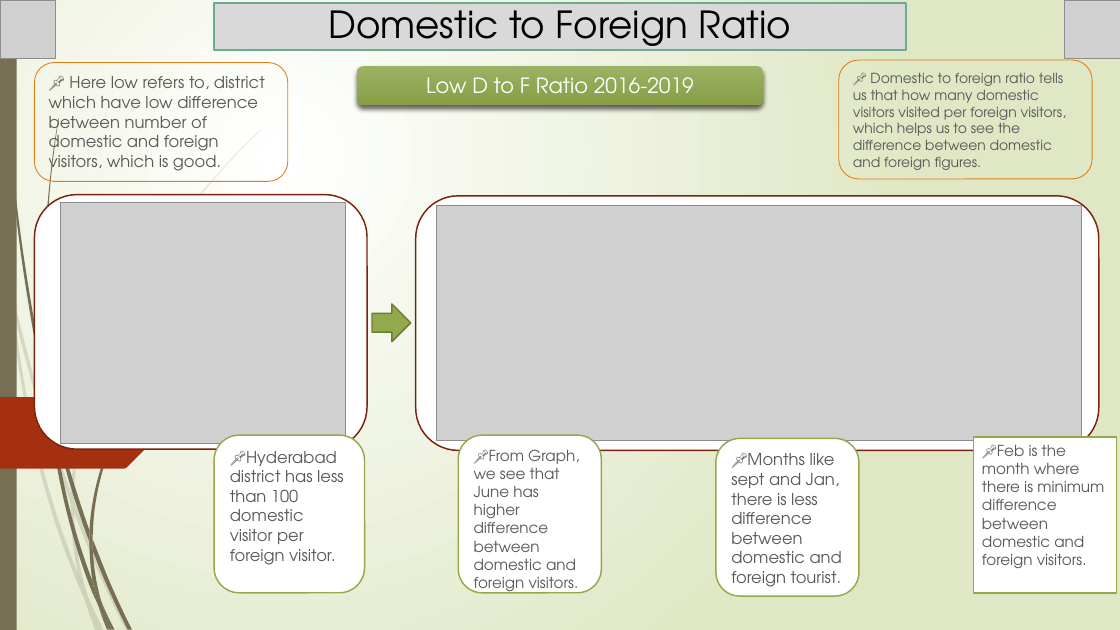
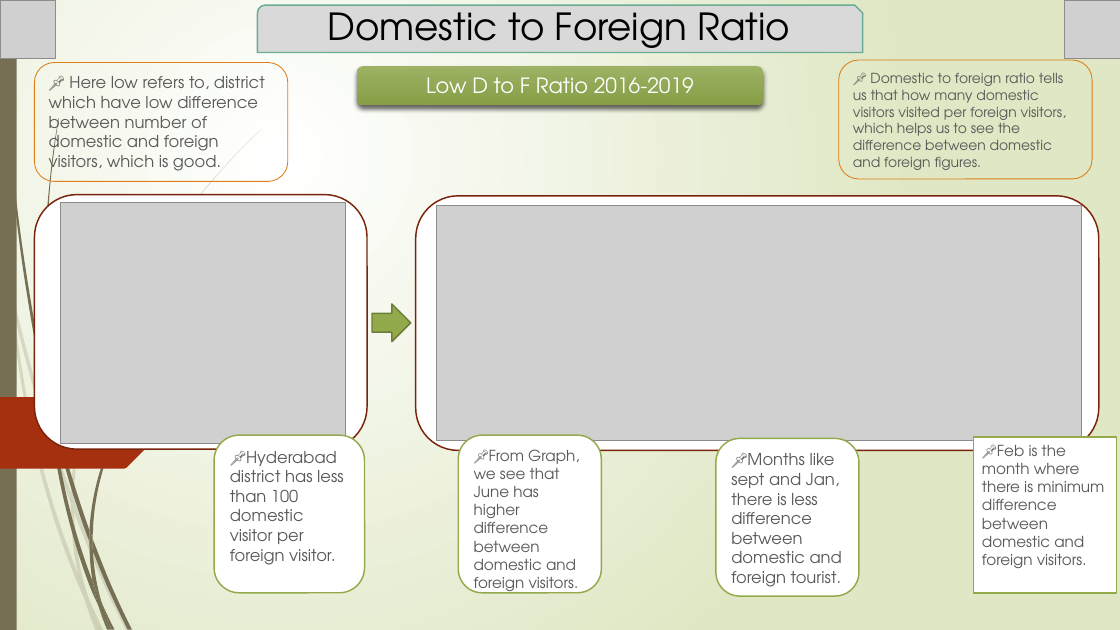
Before and after one commit to Kartik-Lohar/Telangana_Tourism, a slide deck: slide 12 of Tourism Challenge by Codebasics.pptx (slide 11 before the commit). Drawn at 1120x630 pixels with LibreOffice and Linux fonts; fonts in the diff are those of the drawing; grey boxes stand for pictures. Boxes give left, top, right and bottom in pixels: in the first picture for what was removed or moved away, otherwise in the second. Text is boxed around its words. In the diff, an @@ line names an element or a change of style, - is before the commit and + after.

```diff
--- a/Tourism Challenge by Codebasics.pptx
+++ b/Tourism Challenge by Codebasics.pptx
@@ snip round rect "Domestic to Foreign Ratio": place and size @@
-snip round rect "Domestic to Foreign Ratio" at [214,3,907,50]
+snip round rect "Domestic to Foreign Ratio" at [257,5,862,52]
@@ snip round rect "Domestic to Foreign Ratio" at [257,5,862,52]: title to snip round rect @@
```
Also in this commit, not shown: 10 other slides changed, 1 slide added, 1 slide removed, 1 other file.
